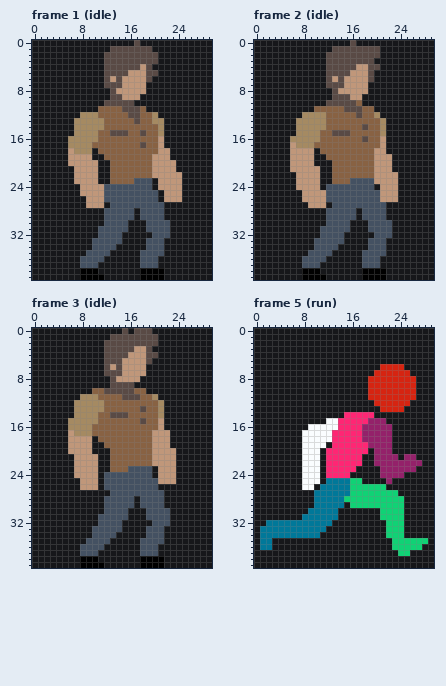
Pixel-art file -- 8.Asset/2D/texture_player.ase. The picture above is the old version.
30x40 pixels, 12 frames. Shown: frame 1 (idle), frame 2 (idle), frame 3 (idle), frame 5 (run). The commit also changed other frames, which this record leaves out.
And afterwards:
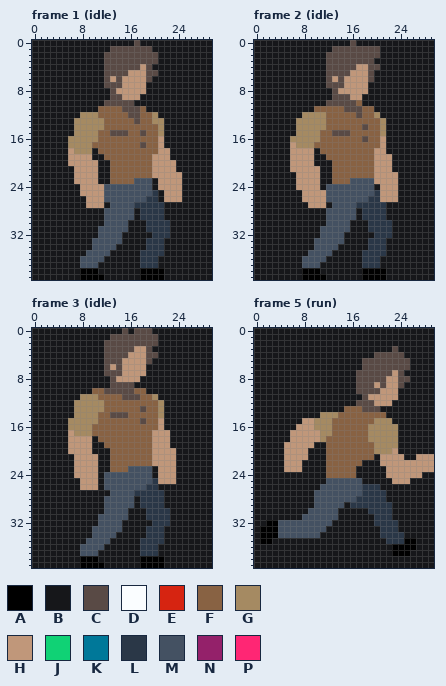
Palette (. is transparent): A #000000  B #16171a  C #594a45  D #fafdff  E #d62411  F #886243  G #a58a62  H #c0977a  J #10d275  K #007899  L #2a3747  M #445162  N #94216a  P #ff2674
Author's note on the commit: update player texture, add missing tiles to tileset
The edit:
Changed rows in their new state; - is an unchanged pixel.
Frame 1 (idle), layer "body":
first column x 17:
25 ---L--
26 --LL--
27 LLLLL-
28 -LLLL-
29 -LLLL-
30 --LLLL
31 --LLLL
32 ---LLL
33 --LLL-
34 --LLL-
35 -LLLL-
36 -LLL--
37 -LLL--
Frame 2 (idle), layer "body": the same change as frame 1 (idle)
Frame 3 (idle), layer "body": the same change as frame 1 (idle)
Frame 5 (run), layers "body", "posing":
first column x 1:
 3 ----------------------C------
 4 -------------------CCCCC-----
 5 -----------------CCCCCCCC----
 6 -----------------CCCCCCCC----
 7 ----------------CCCCCCHCB----
 8 ----------------CCCCCHHCCB---
 9 ----------------CCCHCHHCBB---
10 ----------------CCCCHHHBBB---
11 -----------------CHHHHHBBB---
12 ----------------CCCHHHBBB----
13 --------------FFFCCCBBBB-----
14 ----------GGGFFFFFFFF--------
15 -------HHGGGFFFFFFFGGG-------
16 ------HHHGGGFFFFFFGGGGG------
17 -----HHHHHGGFFFFFFGGGGG------
18 -----HHHHHGFFFFFFFGGGGG------
19 ----HHHHHBBFFFFFFFFGGGG------
20 ----HHHHBB-FFFFFFFFGGGH------
21 ----HHHHBB-FFFFFFFFBHHHHBBHHH
22 ----HHHBBB-FFFFFF--BHHHHHHHHH
23 ----HHHBBB-FFFFF----BHHHHHHHH
24 -------BBB-FFFFF----BHHHHHH--
25 -------BBB-MMMMMM----BHHH----
26 -------BB-MMMMMMMLLLB--------
27 ---------MMMMMMMMLLLLBB------
28 ---------MMMMMMMLLLLLBBB-----
29 ---------MMMMM-LLLLLLLBB-----
30 --------MMMMM-----LLLLBB-----
31 -------MMMMMM------LLLBB-----
32 -AAMMMMMMMMM-------LLLLB-----
33 AAAMMMMMMMM---------LLLB-----
34 AAAMMMMMMM----------LLLL-----
35 AA-------------------LLLAABB-
36 BB--------------------AAAAB--
37 ----------------------AAA----
Changed places in both pictures, as pixel boxes (x1, y1, x2, y2):
changed: (134, 190, 170, 268)
changed: (356, 190, 392, 268)
changed: (134, 478, 170, 556)
changed: (260, 346, 434, 556)
